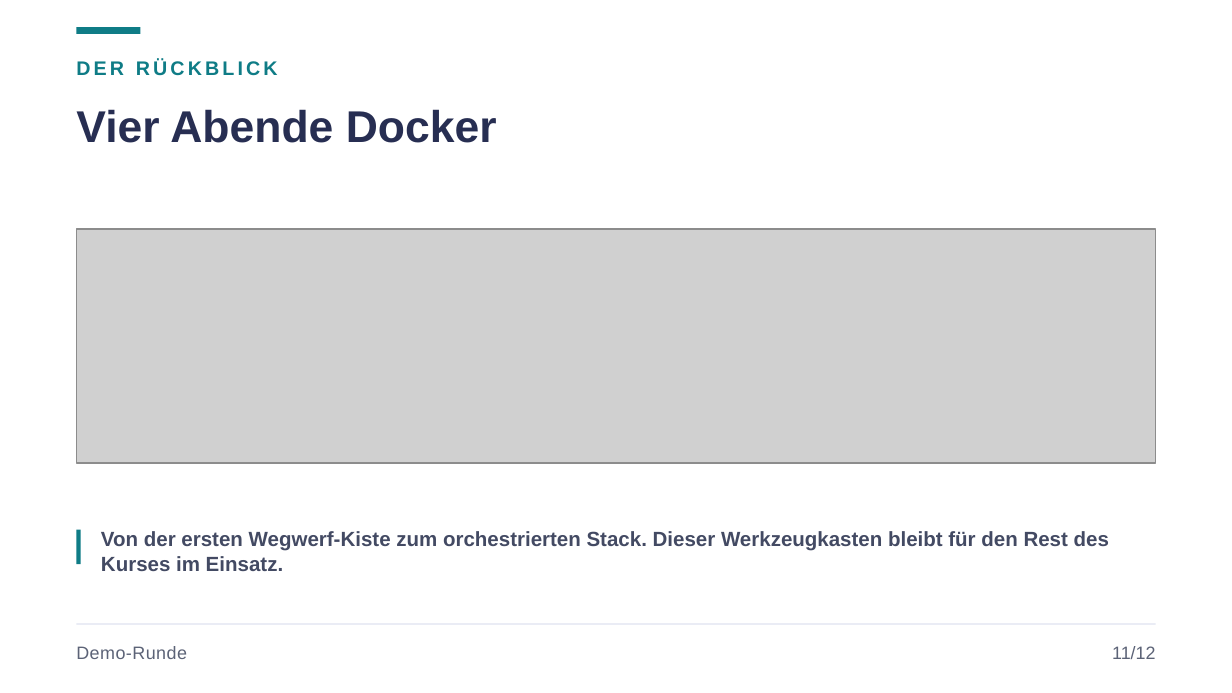
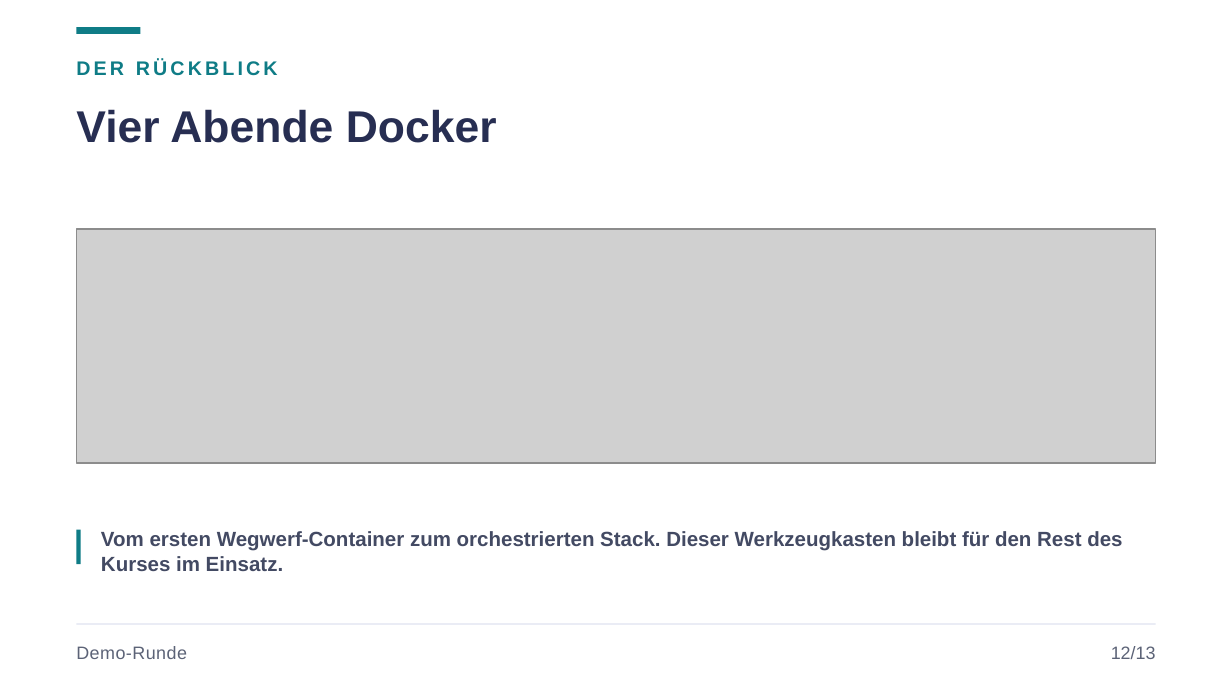
Before and after one commit to JacobMenge/kurs-unterlagen, a slide deck: slide 15 of folien/08-docker-praxis.pptx (slide 14 before the commit). Drawn at 1232x693 pixels with LibreOffice and Linux fonts; fonts in the diff are those of the drawing; grey boxes stand for pictures. Boxes give left, top, right and bottom in pixels: in the first picture for what was removed or moved away, otherwise in the second. Text is boxed around its words. In the diff, an @@ line names an element or a change of style, - is before the commit and + after.

```diff
--- a/folien/08-docker-praxis.pptx
+++ b/folien/08-docker-praxis.pptx
@@ text at <box>101,531,1122,571</box>: text changed @@
-Von der ersten Wegwerf-Kiste zum orchestrierten Stack. Dieser Werkzeugkasten bleibt für den Rest des Kurses im Einsatz.
+Vom ersten Wegwerf-Container zum orchestrierten Stack. Dieser Werkzeugkasten bleibt für den Rest des Kurses im Einsatz.
@@ text at <box>1111,646,1156,659</box>: text changed @@
-11/12
+12/13
```
Also in this commit, not shown: 14 other slides changed, 1 slide added, 29 other files.
